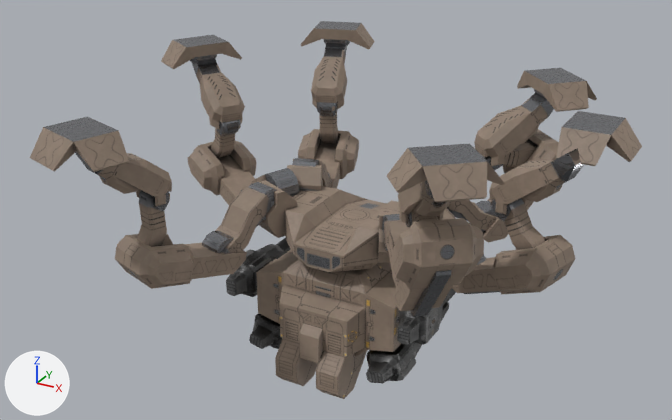
The FBX model KGFramework/Resource/Resource/Geometry/crawler/crawler_pre.fbx as it was, and as the next commit left it.
Both versions are drawn from a 50 mm camera at (0.213, -0.402, 0.131) aimed at (-0.008, 0.0, -0.07). Arrows for +X, +Y and +Z are at lower left; the lights stay in place.

Script lines for the objects in view, before the commit:
```python
ob_pcube88 = bpy.data.objects.new('pCube88', me_mesh_051)
ob_pcube88.location = (-0.0079, 0.0149, 0.0126)
ob_pcube88.rotation_euler = (1.356, -0.0935, -0.118)  # degrees (78, -5.4, -6.8)
ob_pcube88.scale = (-0.01, -0.01, -0.01)
ob_pcube91 = bpy.data.objects.new('pCube91', me_mesh_045)
ob_pcube91.location = (-0.0084, -0.0148, 0.0128)
ob_pcube91.rotation_euler = (1.784, -0.0991, 0.118)  # degrees (102, -5.7, 6.8)
ob_pcube91.scale = (-0.01, -0.01, -0.01)
ob_pcube92 = bpy.data.objects.new('pCube92', me_mesh_042)
ob_pcube92.location = (-0.0099, -0.012, 0.0)
ob_pcube92.rotation_euler = (1.571, 0.0, 0.148)  # degrees (90, 0, 8.5)
ob_pcube92.scale = (-0.01, -0.01, -0.01)
ob_pcube94 = bpy.data.objects.new('pCube94', me_mesh_039)
ob_pcube94.location = (-0.0213, 0.0098, -0.0335)
ob_pcube94.rotation_euler = (1.153, -0.186, 0.301)  # degrees (66, -11, 17)
ob_pcube94.scale = (-0.01, -0.01, -0.01)
ob_pcube95 = bpy.data.objects.new('pCube95', me_mesh_036)
ob_pcube95.location = (-0.0137, 0.0044, 0.0)
ob_pcube95.rotation_euler = (1.571, 0.0, 0.236)  # degrees (90, 0, 14)
ob_pcube95.scale = (-0.01, -0.01, -0.01)
ob_pcube97 = bpy.data.objects.new('pCube97', me_mesh_002)
ob_pcube97.location = (0.0049, 0.0095, 0.003)
ob_pcube97.rotation_euler = (1.574, 0.0486, -0.251)  # degrees (90, 2.8, -14)
ob_pcube97.scale = (-0.01, -0.01, -0.01)
ob_pcube98 = bpy.data.objects.new('pCube98', me_mesh_055)
ob_pcube98.location = (0.0, 0.0, 0.0)
ob_pcube98.rotation_euler = (1.571, 0.0, 0.0)  # degrees (90, 0, 0)
ob_pcube98.scale = (-0.01, -0.01, -0.01)
ob_polysurface10 = bpy.data.objects.new('polySurface10', me_mesh_004)
ob_polysurface10.location = (0.0, 0.0, 0.0)
ob_polysurface10.rotation_euler = (1.571, 0.0, 0.0)  # degrees (90, 0, 0)
ob_polysurface10.scale = (-0.01, -0.01, -0.01)
ob_polysurface12 = bpy.data.objects.new('polySurface12', me_mesh_053)
ob_polysurface12.location = (0.0, 0.0, 0.0)
ob_polysurface12.rotation_euler = (1.571, 0.0, 0.0)  # degrees (90, 0, 0)
ob_polysurface12.scale = (-0.01, -0.01, -0.01)
# also in view: 'pCube66' at (0.071, 0.053, -0.025); 'pCube65' at (0.075, 0.057, -0.061); 'pCube93' at (-0.063, -0.098, -0.025); 'pCylinder81' at (-0.06, 0.086, -0.052); 'pCube96' at (0.069, -0.055, -0.025)
```
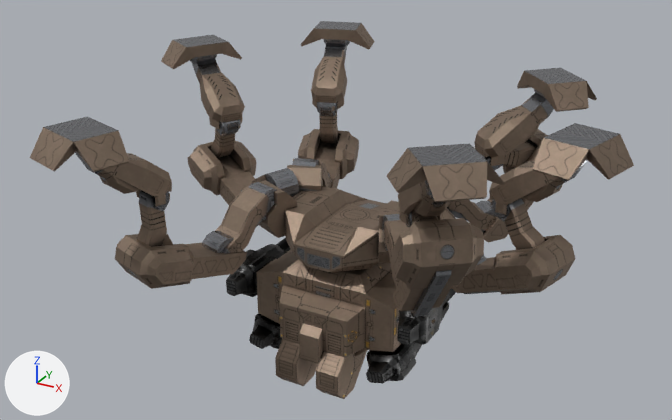
The newer file is also turned or shifted as a whole; pictures and numbers use the older file's frame.

What changed in the scene script:
```text
Change mat_mat_crawler:
    where n0 = _N.new('ShaderNodeBsdfPrincipled'); n0.name = 'Principled BSDF'
    add n0.inputs[1].default_value = 1.0  # 'Metallic'
    where n4 = _N.new('ShaderNodeTexImage'); n4.name = 'Image Texture.002'
    n4.image: img_crawler_low_all_aistandardsurface6_metalness_jpg -> img_crawler_low_all_aistandardsurface6_roughness_jpg
    where n5 = _N.new('ShaderNodeTexImage'); n5.name = 'Image Texture.003'
    remove n6 = _N.new('ShaderNodeTexImage'); n6.name = 'Image Texture.004'
    remove n6.image = img_crawler_low_all_aistandardsurface6_emissive_jpg
    n5.image: img_crawler_low_all_aistandardsurface6_roughness_jpg -> img_crawler_low_all_aistandardsurface6_emissive_jpg
    remove _L.new(n4.outputs[0], n0.inputs[1])  # 'Color' to 'Metallic'
    remove _L.new(n5.outputs[0], n0.inputs[7])  # 'Color' to 'Diffuse Roughness'
    remove _L.new(n6.outputs[0], n0.inputs[27])  # 'Color' to 'Emission Color'
    add _L.new(n4.outputs[0], n0.inputs[7])  # 'Color' to 'Diffuse Roughness'
    add _L.new(n5.outputs[0], n0.inputs[27])  # 'Color' to 'Emission Color'
Change ob_pcube98:
    ob_pcube98.location: (0.0, 0.0, 0.0) -> (0.0038, 0.0093, 0.0)
    ob_pcube98.rotation_euler: (1.571, 0.0, 0.0) -> (1.571, 0.0, -0.244)  # degrees (90, 0, 0) -> degrees (90, 0, -14)
```

Boxes [x1, y1, x2, y2] around the edits, measured in the pictures (672 x 420 px):
'polySurface10', surface changed: [256, 250, 401, 364] in both
'polySurface12', surface changed: [259, 165, 400, 272] in both
'pCube94', surface changed: [392, 218, 484, 317] in both
'pCube98', moved, turned: before [556, 111, 642, 166]; after [532, 123, 634, 180]
'pCube95', surface changed: [387, 146, 505, 202] in both
'pCube91', surface changed: [115, 234, 247, 289] in both
'pCube97', surface changed: [452, 235, 576, 294] in both
'pCube92', surface changed: [30, 126, 129, 172] in both
'pCube99', surface changed: [489, 148, 587, 215] in both
'pCube66', surface changed: [474, 93, 554, 166] in both
'pCylinder85', surface changed: [202, 182, 277, 254] in both
'pCube100', surface changed: [188, 141, 255, 205] in both
'pCube93', surface changed: [75, 152, 172, 206] in both
'pCube67', surface changed: [517, 70, 597, 112] in both
'pCube102', surface changed: [195, 60, 245, 130] in both
'pCube88', surface changed: [298, 129, 359, 189] in both
'pCube90', surface changed: [311, 44, 347, 109] in both
'pCube31', surface changed (brown to beige): [316, 351, 367, 398] in both
'pCube101', surface changed: [161, 39, 242, 69] in both
'pCylinder90', surface changed: [491, 198, 545, 249] in both
'pCylinder84', surface changed: [137, 190, 170, 247] in both
'pCube87', surface changed: [275, 339, 318, 385] in both
'pCube96', surface changed: [398, 180, 452, 224] in both
'pCube65', surface changed: [469, 129, 559, 242] in both
'pCube89', surface changed: [301, 23, 375, 49] in both
'pCylinder74', surface changed: [447, 200, 497, 232] in both
'pCylinder81', surface changed: [317, 102, 338, 144] in both
'pCylinder93', surface changed: [211, 120, 240, 158] in both
'pCylinder88', surface changed: [382, 214, 409, 288] in both
'pCylinder75', surface changed: [478, 143, 536, 170] in both
'pCylinder87', surface changed: [406, 209, 439, 227] in both
'pCylinder91', surface changed: [441, 208, 487, 266] in both
'pCylinder76', surface changed: [534, 89, 546, 99] in both
